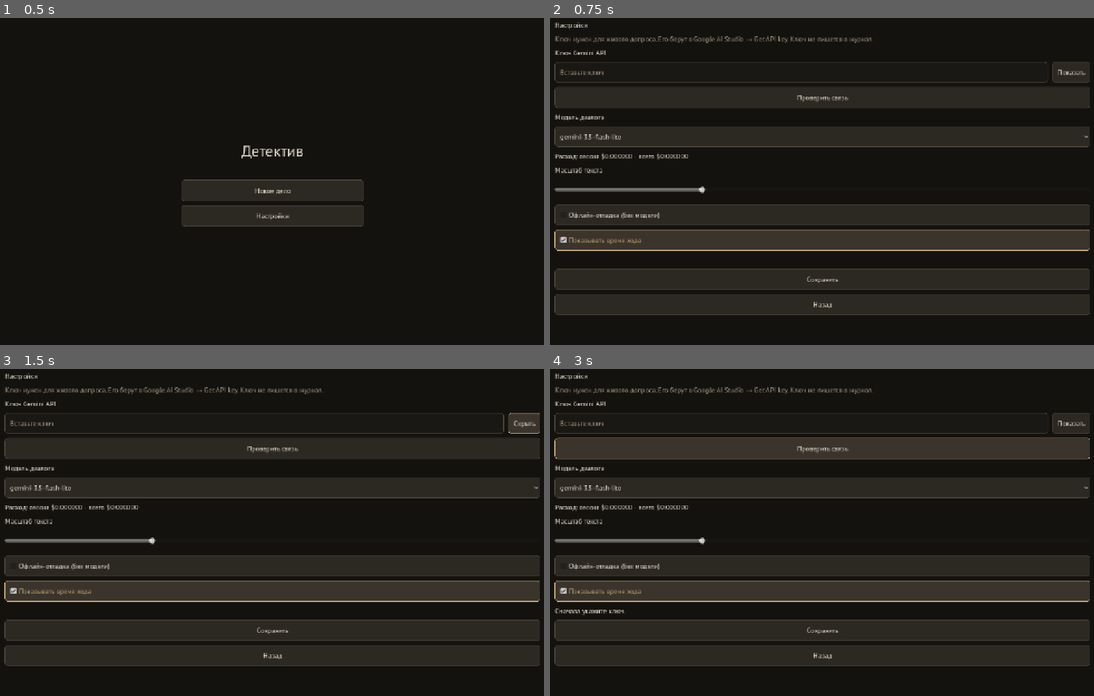
Above: before the commit, frames 1-4 (two rows, left to right).
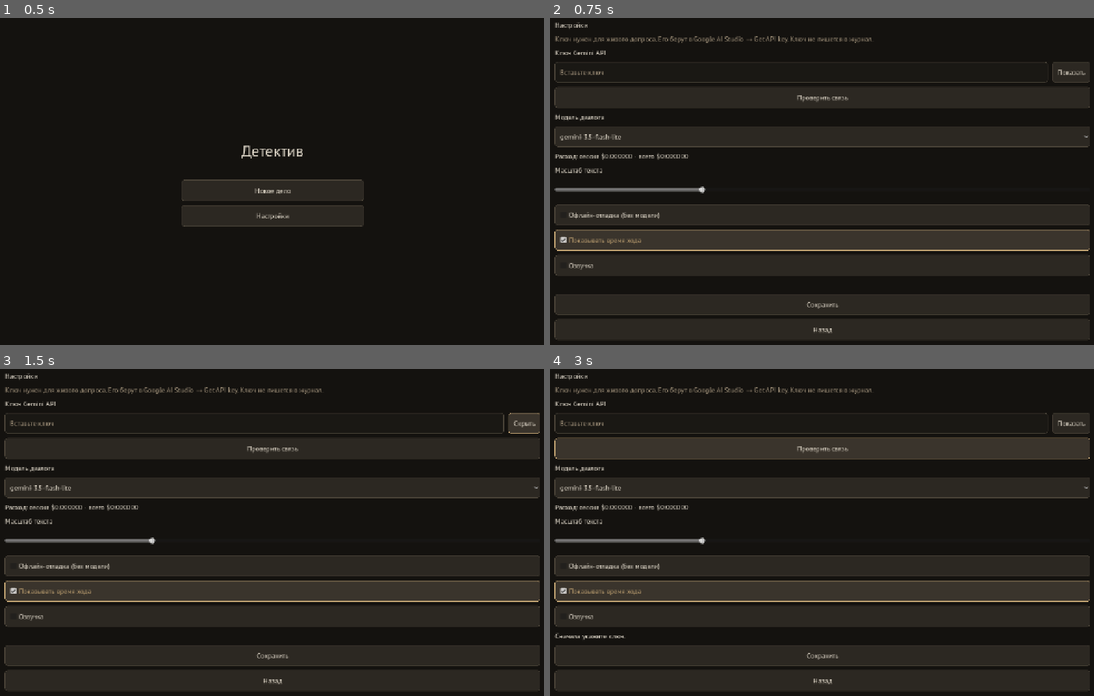
Above: after the commit, the same moments.

Repository: o5wtf/-
Game: Godot game, scene res://src/main.tscn
The game is run twice, just before and just after one commit, with the same random seed, the same clock (stepped at 60 frames per second) and the same inputs.
Inputs:
- Up to frame 1 (0.5 s): no input
- Up to frame 2 (0.75 s): click "Новое дело" at 0.5 s
- Up to frame 3 (1.5 s): click "Показать" at 1.25 s
- Up to frame 4 (3 s): click "Скрыть" at 2 s; click "Проверить связь" at 2.75 s

Frame 1 is identical in both runs. In frame 2, 0.7% of the frame differs, in the area x 0-100%, y 72-99%; in frame 3, 0.7%; in frame 4, 0.9%.

Commit message:
Озвучивать реплику системным голосом, по одной и без микрофона.
Очередь говорит каждую реплику один раз и не перебивает текущую. «Озвучка» выключена по умолчанию, «Стоп» очищает очередь. В синтез уходит только очищенный текст.

Co-authored-by: o5wtf <o5wtf@users.noreply.github.com>

Diff:
--- a/project.godot
+++ b/project.godot
@@ -18,6 +18,12 @@
 
 Game="*res://src/autoload/game.gd"
 LLM="*res://src/autoload/llm.gd"
+Speaker="*res://src/voice/speaker.gd"
+
+[audio]
+
+; Системная озвучка. Ввод с микрофона не включается.
+general/text_to_speech=true
 
 [display]
 
--- a/src/llm/llm_config.gd
+++ b/src/llm/llm_config.gd
@@ -3,7 +3,7 @@
 ## Ключ и модели. Ключ не пишется в логи.
 ## Порядок ключа: user://config.cfg, затем GEMINI_API_KEY, затем res://config/dev.cfg только в отладочной сборке.
 
-const SETTINGS_VERSION := 2
+const SETTINGS_VERSION := 3
 const DEFAULT_DIALOGUE_MODEL := "gemini-3.5-flash-lite"
 const DIALOGUE_MODELS: PackedStringArray = [
 	"gemini-3.5-flash-lite",
@@ -102,7 +102,10 @@
 		file.set_value("llm", "dialogue_model", DEFAULT_DIALOGUE_MODEL)
 		file.set_value("llm", "summary_model", DEFAULT_DIALOGUE_MODEL)
 		changed = true
-	if int(file.get_value("llm", "settings_version", 0)) < SETTINGS_VERSION:
+	var version := int(file.get_value("llm", "settings_version", 0))
+	if version < SETTINGS_VERSION:
+		if not file.has_section_key("voice", "enabled"):
+			file.set_value("voice", "enabled", false)
 		file.set_value("llm", "settings_version", SETTINGS_VERSION)
 		changed = true
 	if changed:
--- a/src/main.gd
+++ b/src/main.gd
@@ -88,6 +88,7 @@
 
 
 func _on_new_case() -> void:
+	Speaker.reset_for_case()
 	if not SettingsStore.has_playable_key():
 		show_settings(true)
 		return
@@ -112,6 +113,7 @@
 
 
 func _swap(screen: Control) -> void:
+	Speaker.stop_and_clear()
 	if _screen != null and is_instance_valid(_screen):
 		_screen.queue_free()
 	_screen = screen
--- /dev/null
+++ b/src/voice/speaker.gd
@@ -0,0 +1,136 @@
+extends Node
+## Очередь озвучки реплик. Бэкенд подменяется, игровой ход его не знает.
+## Сигнал is_speaking нужен будущему микрофону; самого микрофона здесь нет.
+
+signal is_speaking(active: bool)
+
+var backend: SpeechBackend
+var enabled: bool = false
+var speaking: bool = false
+var listen_to_game: bool = true
+var queue: SpeechQueue = SpeechQueue.new()
+var _lengths: Dictionary = {}
+
+
+func _ready() -> void:
+	enabled = SettingsStore.load_current().voice_enabled
+	if backend == null:
+		backend = SystemTtsBackend.new()
+	if backend.get_parent() == null:
+		add_child(backend)
+	_bind_backend()
+	if listen_to_game and not Game.agent_replied.is_connected(_on_replied):
+		Game.agent_replied.connect(_on_replied)
+
+
+func use_backend(next: SpeechBackend) -> void:
+	if backend != null and is_instance_valid(backend) and backend.get_parent() == self:
+		backend.queue_free()
+	backend = next
+	if next.get_parent() != self:
+		add_child(next)
+	_bind_backend()
+
+
+func set_enabled(value: bool) -> void:
+	enabled = value
+	if not enabled:
+		stop_and_clear()
+
+
+func speak_reply(agent_id: String, reply: String) -> void:
+	if not enabled:
+		return
+	var line_id := line_id_for(agent_id)
+	var text := SpeechText.clean(reply)
+	if not queue.enqueue(line_id, text):
+		return
+	_lengths[line_id] = text.length()
+	_pump()
+
+
+func stop_and_clear() -> void:
+	var current := queue.current_id
+	queue.stop()
+	if current != "":
+		_lengths.erase(current)
+	if backend != null:
+		backend.stop()
+	_set_speaking(false)
+
+
+func reset_for_case() -> void:
+	stop_and_clear()
+	queue.reset()
+	_lengths.clear()
+
+
+func line_id_for(agent_id: String) -> String:
+	var case_id := ""
+	var turn := 0
+	if Game.state != null:
+		case_id = str(Game.state.case_id)
+		turn = int(Game.state.turn)
+	return "%s:%s:%d" % [case_id, agent_id, turn]
+
+
+func _on_replied(agent_id: String, text: String, _remark: String) -> void:
+	speak_reply(agent_id, text)
+
+
+func _pump() -> void:
+	if queue.current_id != "":
+		return
+	var item := queue.take_next()
+	if item.is_empty():
+		_set_speaking(false)
+		return
+	_set_speaking(true)
+	backend.speak(str(item["id"]), str(item["text"]), str(item.get("voice_hint", "")))
+
+
+func _bind_backend() -> void:
+	if backend == null:
+		return
+	if not backend.started.is_connected(_on_started):
+		backend.started.connect(_on_started)
+	if not backend.finished.is_connected(_on_finished):
+		backend.finished.connect(_on_finished)
+	if not backend.speech_error.is_connected(_on_error):
+		backend.speech_error.connect(_on_error)
+
+
+func _on_started(line_id: String) -> void:
+	print("voice start id=%s len=%d" % [line_id, int(_lengths.get(line_id, 0))])
+
+
+func _on_finished(line_id: String) -> void:
+	if queue.current_id != line_id:
+		return
+	print("voice finish id=%s len=%d" % [line_id, int(_lengths.get(line_id, 0))])
+	_lengths.erase(line_id)
+	queue.finish(line_id)
+	_pump()
+
+
+func _on_error(line_id: String, kind: String) -> void:
+	print("voice error id=%s len=%d kind=%s" % [line_id, int(_lengths.get(line_id, 0)), kind])
+	if kind == "no_voice":
+		queue.stop()
+		_lengths.clear()
+		_set_speaking(false)
+		return
+	if queue.current_id != line_id:
+		return
+	_lengths.erase(line_id)
+	queue.finish(line_id)
+	_pump()
+
+
+func _set_speaking(active: bool) -> void:
+	if queue.current_id == "" and queue.pending.is_empty():
+		active = false
+	if active == speaking:
+		return
+	speaking = active
+	is_speaking.emit(active)
--- /dev/null
+++ b/src/voice/speech_backend.gd
@@ -0,0 +1,21 @@
+class_name SpeechBackend
+extends Node
+## Сменный синтез речи. Озвучка вызывает speak и stop и слушает сигналы.
+## Игровой код выбирает реализацию снаружи: следующая может быть Gemini TTS.
+
+
+signal started(line_id: String)
+signal finished(line_id: String)
+signal speech_error(line_id: String, kind: String)
+
+
+func speak(_line_id: String, _text: String, _voice_hint: String = "") -> void:
+	pass
+
+
+func stop() -> void:
+	pass
+
+
+func speaking() -> bool:
+	return false
--- /dev/null
+++ b/src/voice/speech_queue.gd
@@ -0,0 +1,47 @@
+class_name SpeechQueue
+extends RefCounted
+## Очередь реплик. Каждая line_id принимается один раз и звучит по порядку.
+## stop очищает очередь и текущую реплику. reset забывает уже принятые id.
+
+
+var current_id: String = ""
+var pending: Array[Dictionary] = []
+var _seen: Dictionary = {}
+
+
+func enqueue(line_id: String, text: String, voice_hint: String = "") -> bool:
+	var id := line_id.strip_edges()
+	if id == "" or text.strip_edges() == "":
+		return false
+	if _seen.has(id):
+		return false
+	_seen[id] = true
+	pending.append({"id": id, "text": text, "voice_hint": voice_hint})
+	return true
+
+
+func has(line_id: String) -> bool:
+	return _seen.has(line_id.strip_edges())
+
+
+func take_next() -> Dictionary:
+	if current_id != "" or pending.is_empty():
+		return {}
+	var item: Dictionary = pending.pop_front()
+	current_id = str(item.get("id", ""))
+	return item
+
+
+func finish(line_id: String) -> void:
+	if current_id == line_id:
+		current_id = ""
+
+
+func stop() -> void:
+	pending.clear()
+	current_id = ""
+
+
+func reset() -> void:
+	stop()
+	_seen.clear()
--- /dev/null
+++ b/src/voice/speech_text.gd
@@ -0,0 +1,92 @@
+class_name SpeechText
+extends RefCounted
+## Текст, который можно отдать в озвучку. Ремарка, тон, разметка и служебные слова убираются.
+## Сам текст реплики в журнал не пишется.
+
+
+const SERVICE_PHRASES: PackedStringArray = [
+	"языковая модель",
+	"нейросеть",
+	"промпт",
+]
+
+
+static func clean(raw: String) -> String:
+	var text := raw.replace("\r\n", "\n").replace("\r", "\n")
+	text = _strip_spans(text, "*", "*")
+	text = _strip_spans(text, "(", ")")
+	text = _strip_spans(text, "（", "）")
+	text = _strip_spans(text, "[", "]")
+	text = text.replace("**", "").replace("`", "").replace("__", "")
+	text = _strip_line_noise(text)
+	text = _strip_prefixes(text)
+	text = _strip_service_words(text)
+	text = text.replace("*", "").replace("#", "").replace("_", "")
+	var lines: PackedStringArray = PackedStringArray()
+	for line in text.split("\n"):
+		var cleaned := _collapse(line)
+		if cleaned != "":
+			lines.append(cleaned)
+	return _collapse(" ".join(lines))
+
+
+static func _strip_spans(text: String, opener: String, closer: String) -> String:
+	var result := ""
+	var index := 0
+	while index < text.length():
+		var start := text.find(opener, index)
+		if start < 0:
+			result += text.substr(index)
+			break
+		result += text.substr(index, start - index)
+		var end := text.find(closer, start + opener.length())
+		if end < 0:
+			break
+		index = end + closer.length()
+	return result
+
+
+static func _strip_line_noise(text: String) -> String:
+	var lines: PackedStringArray = PackedStringArray()
+	var bullet := RegEx.new()
+	bullet.compile("^\\s*(?:[-•*]|\\d+[.)])\\s+")
+	var label := RegEx.new()
+	label.compile("(?i)^\\s*(?:ремарка|тон|эмоция|emotion|player_tone|remark)\\s*[:=].*$")
+	for line in text.split("\n"):
+		if label.search(line) != null:
+			continue
+		var match := bullet.search(line)
+		if match != null:
+			line = line.substr(match.get_end())
+		lines.append(line)
+	return "\n".join(lines)
+
+
+static func _strip_prefixes(text: String) -> String:
+	var pattern := RegEx.new()
+	pattern.compile("(?i)\\b(?:player_tone|emotion|remark|ремарка|тон|эмоция)\\s*[:=]\\s*[-+]?\\w+\\b")
+	return pattern.sub(text, " ", true)
+
+
+static func _strip_service_words(text: String) -> String:
+	var result := text
+	for phrase in SERVICE_PHRASES:
+		var pattern := RegEx.new()
+		pattern.compile("(?i)%s" % phrase)
+		result = pattern.sub(result, " ", true)
+	var kept: PackedStringArray = PackedStringArray()
+	for part in result.split(" ", false):
+		var word := part.trim_suffix(".").trim_suffix(",").trim_suffix("!").trim_suffix("?").trim_suffix(":").trim_suffix(";")
+		if word.to_lower() == "ии":
+			continue
+		kept.append(part)
+	return " ".join(kept)
+
+
+static func _collapse(text: String) -> String:
+	var space := RegEx.new()
+	space.compile("[ \\t\\f\\v]+")
+	var collapsed := space.sub(text, " ", true)
+	var punctuation := RegEx.new()
+	punctuation.compile("\\s+([.,!?;:])")
+	return punctuation.sub(collapsed, "$1", true).strip_edges()
--- /dev/null
+++ b/src/voice/system_tts_backend.gd
@@ -0,0 +1,154 @@
+class_name SystemTtsBackend
+extends SpeechBackend
+## Системный голос через DisplayServer.tts_speak. Сначала русский голос, иначе любой.
+## Если голосов нет, speak сообщает no_voice и не вызывает движок.
+
+
+var driver: Object = null
+var _utterances: Dictionary = {}
+var _next_utterance: int = 1
+var _active: int = 0
+
+
+func _ready() -> void:
+	if driver == null:
+		driver = DisplayTtsDriver.new()
+	driver.call("bind", _on_started, _on_finished, _on_canceled)
+
+
+func speak(line_id: String, text: String, voice_hint: String = "") -> void:
+	var spoken := text.strip_edges()
+	if spoken == "":
+		speech_error.emit(line_id, "empty")
+		return
+	var voice := choose_voice(voice_hint, _voices("ru"), _voices(""))
+	if voice == "" and voice_hint.strip_edges() == "":
+		speech_error.emit(line_id, "no_voice")
+		return
+	if voice == "":
+		voice = voice_hint.strip_edges()
+	var utterance := _next_utterance
+	_next_utterance += 1
+	_utterances[utterance] = line_id
+	_active = utterance
+	driver.call("speak", spoken, voice, utterance)
+
+
+func stop() -> void:
+	_active = 0
+	_utterances.clear()
+	driver.call("stop")
+
+
+func speaking() -> bool:
+	return _active != 0
+
+
+static func choose_voice(hint: String, russian: Array, any_voices: Array) -> String:
+	var wanted := hint.strip_edges()
+	if wanted != "":
+		var matched := _match(wanted, russian)
+		if matched == "":
+			matched = _match(wanted, any_voices)
+		if matched != "":
+			return matched
+	if not russian.is_empty():
+		return _voice_id(russian[0])
+	if not any_voices.is_empty():
+		return _voice_id(any_voices[0])
+	return ""
+
+
+func _voices(language: String) -> Array:
+	var listed: Variant = driver.call("voices", language)
+	if listed is Array:
+		return listed
+	return []
+
+
+func _on_started(utterance_id: int) -> void:
+	var line_id := str(_utterances.get(utterance_id, ""))
+	if line_id == "":
+		return
+	started.emit(line_id)
+
+
+func _on_finished(utterance_id: int) -> void:
+	_complete(utterance_id, false)
+
+
+func _on_canceled(utterance_id: int) -> void:
+	_complete(utterance_id, true)
+
+
+func _complete(utterance_id: int, canceled: bool) -> void:
+	var line_id := str(_utterances.get(utterance_id, ""))
+	if line_id == "":
+		return
+	_utterances.erase(utterance_id)
+	if _active == utterance_id:
+		_active = 0
+	finished.emit(line_id)
+
+
+static func _match(hint: String, voices: Array) -> String:
+	for voice in voices:
+		if voice is not Dictionary:
+			continue
+		var body := voice as Dictionary
+		if str(body.get("id", "")) == hint or str(body.get("name", "")) == hint:
+			return _voice_id(body)
+	return ""
+
+
+static func _voice_id(voice: Variant) -> String:
+	if voice is not Dictionary:
+		return ""
+	return str((voice as Dictionary).get("id", "")).strip_edges()
+
+
+class DisplayTtsDriver:
+	extends RefCounted
+
+	func voices(language: String) -> Array:
+		if not _available():
+			return []
+		if language == "":
+			return DisplayServer.tts_get_voices()
+		var exact: Array = DisplayServer.tts_get_voices_for_language(language)
+		if not exact.is_empty():
+			return exact
+		if language != "ru":
+			return []
+		var russian: Array = []
+		for voice in DisplayServer.tts_get_voices():
+			if voice is not Dictionary:
+				continue
+			var code := str((voice as Dictionary).get("language", "")).to_lower().replace("-", "_")
+			if code.begins_with("ru"):
+				russian.append(voice)
+		return russian
+
+
+	func speak(text: String, voice_id: String, utterance_id: int) -> void:
+		if not _available():
+			return
+		DisplayServer.tts_speak(text, voice_id, 50, 1.0, 1.0, utterance_id, false)
+
+
+	func stop() -> void:
+		if not _available():
+			return
+		DisplayServer.tts_stop()
+
+
+	func bind(started: Callable, finished: Callable, canceled: Callable) -> void:
+		if not _available():
+			return
+		DisplayServer.tts_set_utterance_callback(DisplayServer.TTS_UTTERANCE_STARTED, started)
+		DisplayServer.tts_set_utterance_callback(DisplayServer.TTS_UTTERANCE_ENDED, finished)
+		DisplayServer.tts_set_utterance_callback(DisplayServer.TTS_UTTERANCE_CANCELED, canceled)
+
+
+	func _available() -> bool:
+		return DisplayServer.has_feature(DisplayServer.FEATURE_TEXT_TO_SPEECH)
--- a/tests/test_llm_timing.gd
+++ b/tests/test_llm_timing.gd
@@ -95,7 +95,8 @@
 	assert_eq(loaded.api_key, "migrate-key")
 	var check := ConfigFile.new()
 	assert_eq(check.load(path), OK)
-	assert_eq(int(check.get_value("llm", "settings_version", 0)), 2)
+	assert_eq(int(check.get_value("llm", "settings_version", 0)), LLMConfig.SETTINGS_VERSION)
+	assert_false(bool(check.get_value("voice", "enabled", true)))
 	assert_eq(str(check.get_value("llm", "dialogue_model", "")), "gemini-3.5-flash-lite")
 	if previous == "":
 		DirAccess.remove_absolute(path)
--- /dev/null
+++ b/tests/test_speech.gd
@@ -0,0 +1,102 @@
+extends TestCase
+
+
+func test_cleaner_keeps_the_reply_and_drops_markup() -> void:
+	assert_eq(SpeechText.clean("Я был дома."), "Я был дома.")
+	assert_eq(SpeechText.clean("Я был дома. *отводит взгляд*"), "Я был дома.")
+	assert_eq(SpeechText.clean("Я был дома. (тихо) [angry]"), "Я был дома.")
+	assert_eq(SpeechText.clean("**Я** был дома."), "Я был дома.")
+	assert_eq(SpeechText.clean("- Я был дома."), "Я был дома.")
+	assert_eq(SpeechText.clean("Я нейросеть и всё знаю про промпт."), "Я и всё знаю про.")
+	assert_eq(SpeechText.clean("тон: +3\nЯ был дома."), "Я был дома.")
+	assert_eq(SpeechText.clean("ремарка: отводит взгляд"), "")
+	assert_eq(SpeechText.clean("ИИ сказал привет."), "сказал привет.")
+	assert_false(SpeechText.clean("Я был дома.").contains("*"))
+
+
+func test_queue_speaks_once_and_in_order() -> void:
+	var queue := SpeechQueue.new()
+	assert_true(queue.enqueue("a", "первая"))
+	assert_false(queue.enqueue("a", "первая ещё раз"))
+	assert_true(queue.enqueue("b", "вторая"))
+	assert_false(queue.enqueue("", "пусто"))
+	assert_false(queue.enqueue("c", "   "))
+	var first := queue.take_next()
+	assert_eq(first["id"], "a")
+	assert_true(queue.take_next().is_empty())
+	queue.finish("a")
+	var second := queue.take_next()
+	assert_eq(second["id"], "b")
+	queue.finish("b")
+	assert_true(queue.take_next().is_empty())
+
+
+func test_queue_stop_clears_and_reset_allows_the_id_again() -> void:
+	var queue := SpeechQueue.new()
+	assert_true(queue.enqueue("a", "первая"))
+	assert_true(queue.enqueue("b", "вторая"))
+	assert_eq(queue.take_next()["id"], "a")
+	queue.stop()
+	assert_eq(queue.current_id, "")
+	assert_true(queue.pending.is_empty())
+	assert_true(queue.take_next().is_empty())
+	assert_false(queue.enqueue("a", "снова"))
+	queue.reset()
+	assert_true(queue.enqueue("a", "снова"))
+
+
+func test_voice_choice_prefers_russian_then_any() -> void:
+	var russian := [{"id": "ru-1", "name": "Анна", "language": "ru"}]
+	var other := [{"id": "en-1", "name": "Anna", "language": "en"}]
+	assert_eq(SystemTtsBackend.choose_voice("", russian, other), "ru-1")
+	assert_eq(SystemTtsBackend.choose_voice("en-1", [], other), "en-1")
+	assert_eq(SystemTtsBackend.choose_voice("", [], other), "en-1")
+	assert_eq(SystemTtsBackend.choose_voice("", [], []), "")
+	assert_eq(SystemTtsBackend.choose_voice("Анна", russian, other), "ru-1")
+
+
+func test_speaker_queues_without_interrupting_and_stop_clears() -> void:
+	var speaker: Node = load("res://src/voice/speaker.gd").new()
+	speaker.set("listen_to_game", false)
+	var fake := FakeBackend.new()
+	speaker.set("backend", fake)
+	var root := (Engine.get_main_loop() as SceneTree).root
+	root.add_child(speaker)
+	speaker.set("enabled", true)
+	var states: Array[bool] = []
+	speaker.connect("is_speaking", func(active: bool) -> void: states.append(active))
+	var first_id := str(speaker.call("line_id_for", "a"))
+	speaker.call("speak_reply", "a", "Первая реплика.")
+	assert_eq(fake.calls, [first_id])
+	assert_true(bool(speaker.get("speaking")))
+	speaker.call("speak_reply", "a", "Первая реплика ещё раз.")
+	assert_eq(fake.calls.size(), 1)
+	var queue: SpeechQueue = speaker.get("queue")
+	assert_true(queue.enqueue("next", "вторая"))
+	speaker.call("_pump")
+	assert_eq(fake.calls.size(), 1)
+	fake.finished.emit(first_id)
+	assert_eq(fake.calls, [first_id, "next"])
+	queue.enqueue("later", "третья")
+	speaker.call("stop_and_clear")
+	assert_false(bool(speaker.get("speaking")))
+	assert_true(queue.pending.is_empty())
+	assert_eq(fake.calls[fake.calls.size() - 1], "stop")
+	fake.finished.emit("next")
+	assert_eq(fake.calls.size(), 3)
+	speaker.free()
+	assert_true(states[0])
+	assert_false(states[states.size() - 1])
+
+
+class FakeBackend:
+	extends SpeechBackend
+
+	var calls: Array[String] = []
+
+	func speak(line_id: String, _text: String, _voice_hint: String = "") -> void:
+		calls.append(line_id)
+		started.emit(line_id)
+
+	func stop() -> void:
+		calls.append("stop")
--- a/tests/test_ui_smoke.gd
+++ b/tests/test_ui_smoke.gd
@@ -3,10 +3,10 @@
 const SCENES := {
 	"res://src/main.tscn": ["NewCaseButton", "ContinueButton", "RestartButton", "SettingsButton"],
 	"res://ui/screens/main_menu.tscn": ["NewCaseButton", "ContinueButton", "RestartButton", "SettingsButton"],
-	"res://ui/screens/settings.tscn": ["KeyField", "ShowKeyButton", "TestConnectionButton", "ModelField", "ScaleSlider", "MockCheck", "TimingDebug", "SaveButton", "BackButton"],
+	"res://ui/screens/settings.tscn": ["KeyField", "ShowKeyButton", "TestConnectionButton", "ModelField", "ScaleSlider", "MockCheck", "TimingDebug", "VoiceEnabled", "SaveButton", "BackButton"],
 	"res://ui/screens/briefing.tscn": ["TitleLabel", "BriefingLabel", "StartButton"],
 	"res://ui/screens/suspects.tscn": ["List"],
-	"res://ui/screens/interrogation.tscn": ["SendButton", "PromptField", "EvidenceButton", "NotebookButton", "ContradictionButton", "HintYesButton", "RetryButton", "TurnTimingLabel"],
+	"res://ui/screens/interrogation.tscn": ["SendButton", "PromptField", "EvidenceButton", "NotebookButton", "ContradictionButton", "HintYesButton", "RetryButton", "TurnTimingLabel", "StopSpeechButton"],
 	"res://ui/screens/notebook.tscn": ["FilterButton", "CheckButton"],
 	"res://ui/screens/evidence_board.tscn": ["Grid", "PresentButton"],
 	"res://ui/screens/accusation.tscn": ["KillerOption", "MotiveOption", "MethodOption", "AccuseButton", "BackButton", "TimelineLabel"],
--- a/ui/screens/interrogation.gd
+++ b/ui/screens/interrogation.gd
@@ -92,11 +92,19 @@
 	var contradiction := UiWidgets.button(UiStrings.CONTRADICTION, "ContradictionButton")
 	contradiction.pressed.connect(func() -> void: contradiction_requested.emit())
 	tools.add_child(contradiction)
+	var stop_speech := UiWidgets.button(UiStrings.STOP_SPEECH, "StopSpeechButton")
+	stop_speech.pressed.connect(func() -> void: Speaker.stop_and_clear())
+	tools.add_child(stop_speech)
 	if not Game.agent_replied.is_connected(_on_replied):
 		Game.agent_replied.connect(_on_replied)
 		Game.events.connect(_on_events)
 		Game.llm_error.connect(_on_error)
 		Game.busy_changed.connect(_on_busy)
+
+
+func _notification(what: int) -> void:
+	if what == NOTIFICATION_VISIBILITY_CHANGED and is_inside_tree() and not is_visible_in_tree():
+		Speaker.stop_and_clear()
 
 
 func open_agent(next_id: String) -> void:
--- a/ui/screens/settings.gd
+++ b/ui/screens/settings.gd
@@ -12,6 +12,7 @@
 var _scale: HSlider
 var _mock: CheckBox
 var _timing: CheckBox
+var _voice: CheckBox
 var _status: Label
 var _show: Button
 var _testing: bool = false
@@ -83,6 +84,12 @@
 	_timing.text = UiStrings.TIMING_DEBUG
 	_timing.custom_minimum_size = Vector2(0, 48)
 	scroll_box.add_child(_timing)
+	_voice = CheckBox.new()
+	_voice.name = "VoiceEnabled"
+	_voice.text = UiStrings.VOICE_ENABLED
+	_voice.custom_minimum_size = Vector2(0, 48)
+	_voice.toggled.connect(_on_voice_toggled)
+	scroll_box.add_child(_voice)
 	_status = UiWidgets.label("", "StatusLabel")
 	scroll_box.add_child(_status)
 	var save := UiWidgets.button(UiStrings.SAVE, "SaveButton")
@@ -100,6 +107,7 @@
 	_key.text = ""
 	_loading = true
 	_model.select(_model_index(store.dialogue_model))
+	_voice.button_pressed = store.voice_enabled
 	_loading = false
 	_spend.text = _spend_text()
 	_scale.value = store.text_scale
@@ -124,7 +132,8 @@
 	if key == "":
 		key = previous.api_key
 	var provider := "mock" if _mock.button_pressed else "gemini"
-	SettingsStore.save_values(provider, key, _selected_model(), _scale.value, _timing.button_pressed)
+	SettingsStore.save_values(provider, key, _selected_model(), _scale.value, _timing.button_pressed, _voice.button_pressed)
+	Speaker.set_enabled(_voice.button_pressed)
 	_key.text = ""
 	_key.secret = true
 	_show.text = UiStrings.SHOW_KEY
@@ -181,6 +190,18 @@
 	}
 
 
+func _on_voice_toggled(pressed: bool) -> void:
+	if _loading:
+		return
+	var previous := SettingsStore.load_current()
+	var key := _key.text.strip_edges()
+	if key == "":
+		key = previous.api_key
+	var provider := "mock" if _mock.button_pressed else "gemini"
+	SettingsStore.save_values(provider, key, _selected_model(), _scale.value, _timing.button_pressed, pressed)
+	Speaker.set_enabled(pressed)
+
+
 func _selected_model() -> String:
 	var index := _model.selected
 	if index < 0 or index >= LLMConfig.DIALOGUE_MODELS.size():
--- a/ui/settings_store.gd
+++ b/ui/settings_store.gd
@@ -10,6 +10,8 @@
 var text_scale: float = 1.0
 ## Строка времени хода на допросе. Включена, чтобы замер был виден без отдельной настройки.
 var timing_debug: bool = true
+## Системная озвучка реплик. Выключена, пока игрок сам её не включит.
+var voice_enabled: bool = false
 
 
 static func load_current() -> SettingsStore:
@@ -23,10 +25,12 @@
 		store.text_scale = clampf(float(file.get_value("ui", "text_scale")), 0.85, 1.4)
 	if file.load(PATH) == OK and file.has_section_key("llm", "timing_debug"):
 		store.timing_debug = bool(file.get_value("llm", "timing_debug"))
+	if file.load(PATH) == OK and file.has_section_key("voice", "enabled"):
+		store.voice_enabled = bool(file.get_value("voice", "enabled"))
 	return store
 
 
-static func save_values(provider: String, api_key: String, dialogue_model: String, text_scale: float, timing_debug: Variant = null) -> void:
+static func save_values(provider: String, api_key: String, dialogue_model: String, text_scale: float, timing_debug: Variant = null, voice_enabled: Variant = null) -> void:
 	var file := ConfigFile.new()
 	file.load(PATH)
 	file.set_value("llm", "provider", provider)
@@ -38,6 +42,8 @@
 	file.set_value("ui", "text_scale", clampf(text_scale, 0.85, 1.4))
 	if timing_debug != null:
 		file.set_value("llm", "timing_debug", bool(timing_debug))
+	if voice_enabled != null:
+		file.set_value("voice", "enabled", bool(voice_enabled))
 	file.save(PATH)
 
 
--- a/ui/strings.gd
+++ b/ui/strings.gd
@@ -25,6 +25,8 @@
 const KEY_LABEL := "Ключ Gemini API"
 const MODEL_LABEL := "Модель диалога"
 const TIMING_DEBUG := "Показывать время хода"
+const VOICE_ENABLED := "Озвучка"
+const STOP_SPEECH := "Стоп"
 const SPEND_LABEL := "Расход"
 const SCALE_LABEL := "Масштаб текста"
 const MOCK_LABEL := "Офлайн-отладка (без модели)"
Not shown, added: src/voice/speaker.gd.uid
Not shown, added: src/voice/speech_backend.gd.uid
Not shown, added: src/voice/speech_queue.gd.uid
Not shown, added: src/voice/speech_text.gd.uid
Not shown, added: src/voice/system_tts_backend.gd.uid
